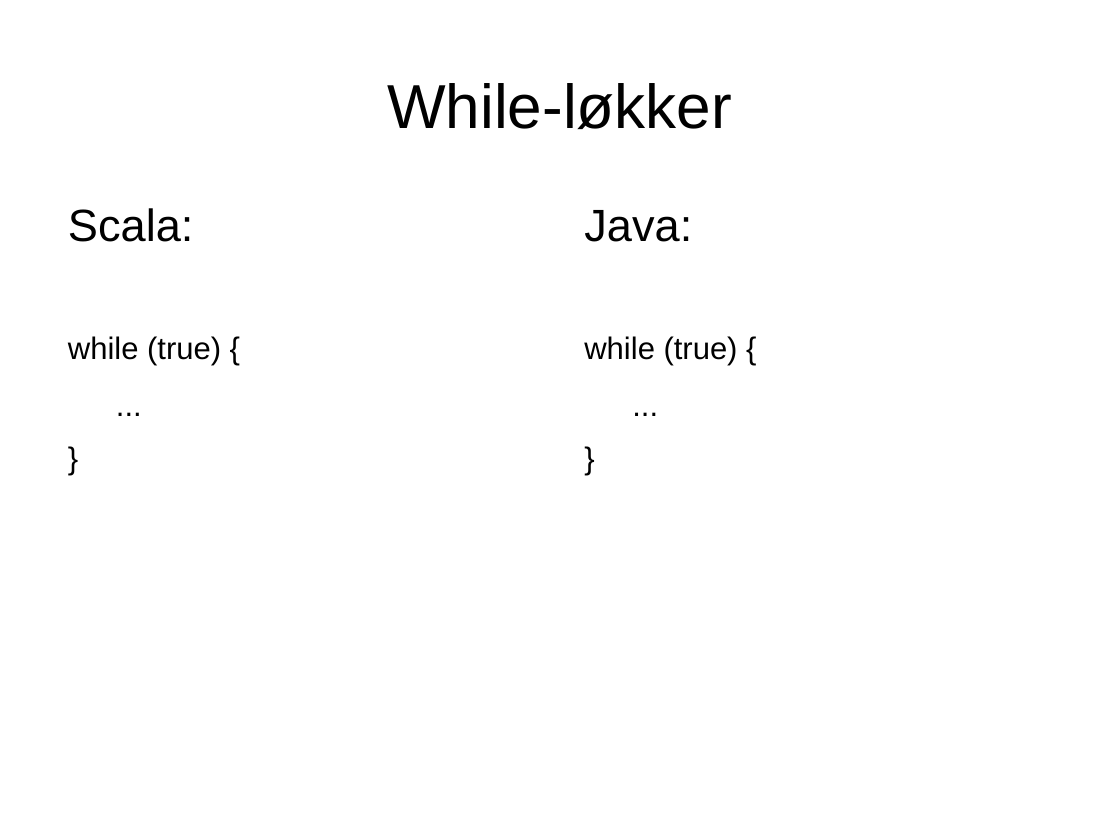
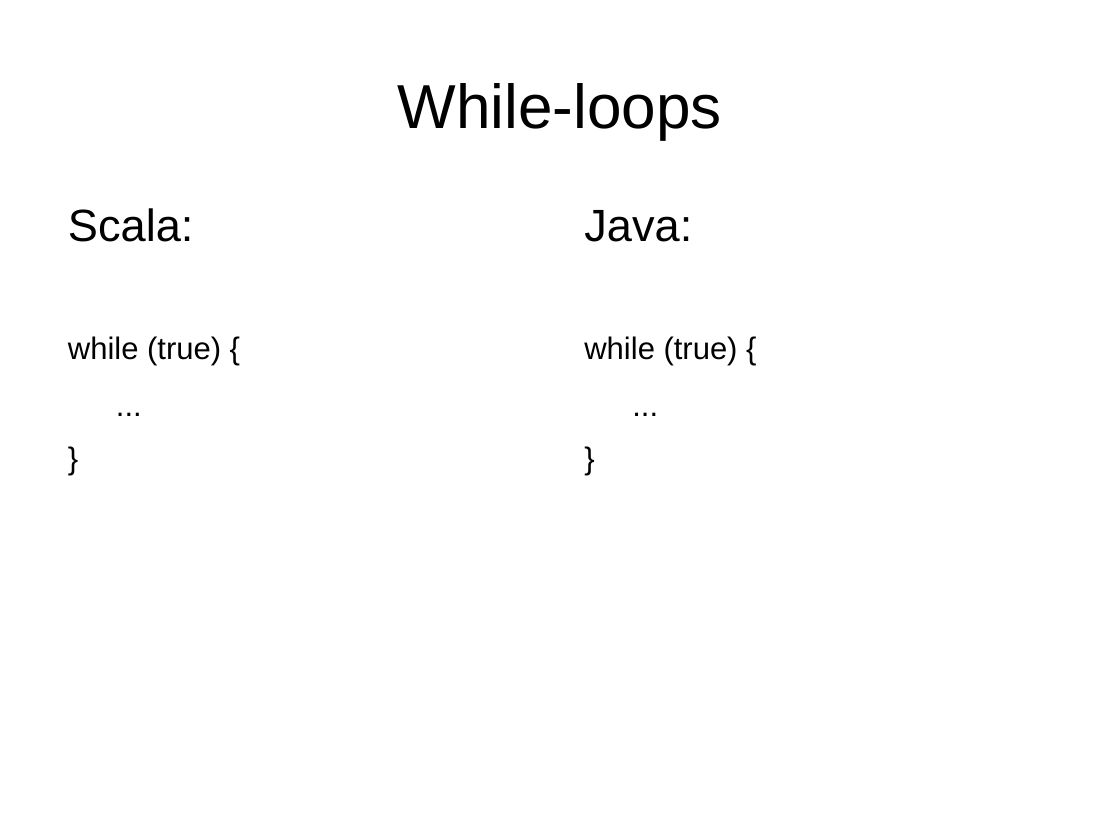
Before and after one commit to javaBin/scala-training-slides, a slide deck: slide 13 of 1.2 - scala basics.odp. Drawn at 1120x840 pixels with LibreOffice and Linux fonts; fonts in the diff are those of the drawing; background and template pictures are left out. Boxes give left, top, right and bottom in pixels: in the first picture for what was removed or moved away, otherwise in the second. Text is boxed around its words. In the diff, an @@ line names an element or a change of style, - is before the commit and + after.

```diff
--- a/1.2 - scala basics.odp
+++ b/1.2 - scala basics.odp
@@ title at <box>398,83,722,139</box>: text changed @@
-While-løkker
+While-loops
```
Also in this commit, not shown: 11 other slides changed, 1 slide added, 1 slide removed.
